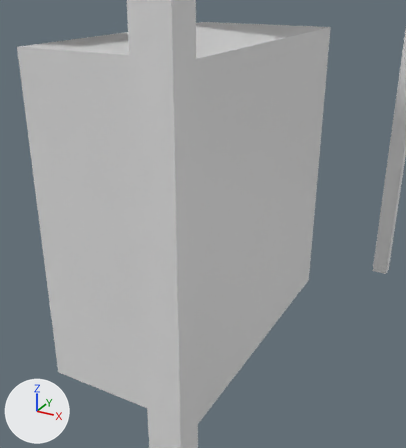
The Blender file PortfolioBlender/desk.blend as it was, and as the next commit left it.
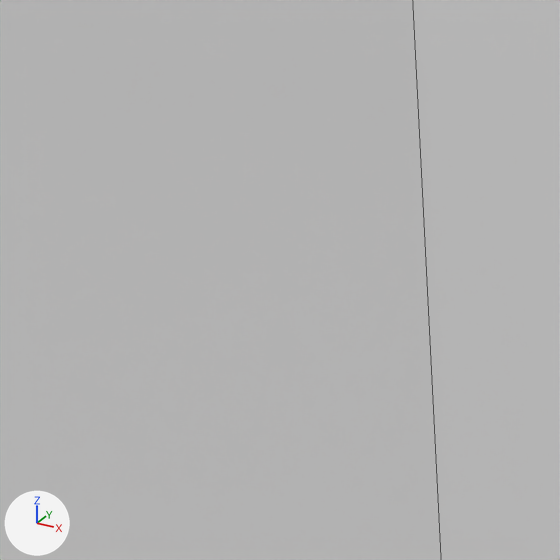
There are two pictures of each version: one from a camera (50 mm lens) standing at (1.193, -0.811, 0.665) and looking at (0.72, 0.049, 0.235), one close up on the part from 12% to 39% of the width and 18% to 43% of the height. The lights are fixed; the arrows at lower left show +X, +Y and +Z. The close-ups show mesh edges as thin lines.

Before the edit, the objects in view are built like this:
```python
me_cube = bpy.data.meshes.new('Cube')
me_cube.from_pydata(...)  # 48 vertices, 46 faces; spans x -1.0..1.0, y -0.5..0.5, z 0.0..1.0
me_cube_001 = bpy.data.meshes.new('Cube.001')
me_cube_001.from_pydata(...)  # 16 vertices, 14 faces; spans x -0.144..0.144, y -0.277..0.277, z 0.0..0.574
ob_desk = bpy.data.objects.new('Desk', me_cube)
ob_desk.location = (0.0, 0.0, 0.0)
ob_pc = bpy.data.objects.new('PC', me_cube_001)
ob_pc.location = (0.7, 0.0726, 0.0)
```
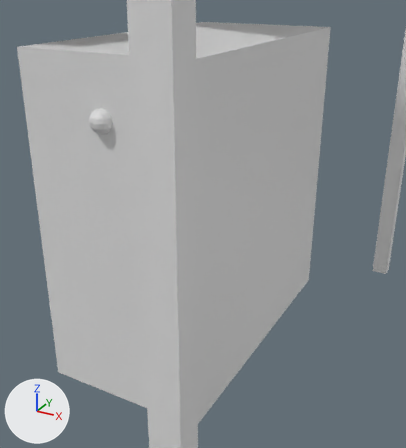
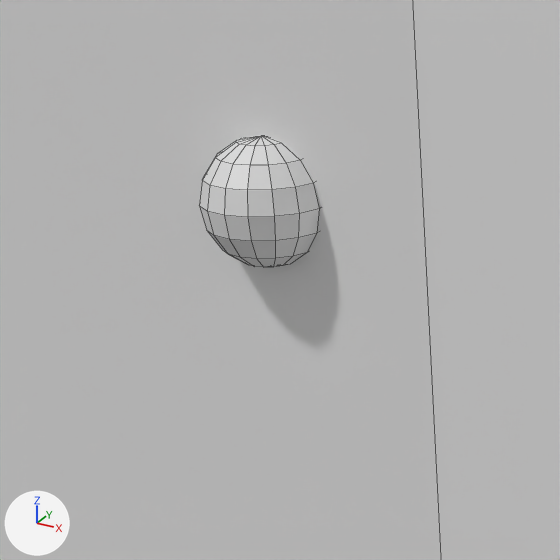
Edits to the scene script, one JSON object a line:
```json
{"op": "add", "block": "mat_material", "code": ["mat_material = principled_material('Material')", "mat_material.base_color = (0.8, 0.8, 0.8)  # white #e7e7e7"]}
{"op": "add", "block": "mat_material_001", "code": ["mat_material_001 = principled_material('Material.001')", "mat_material_001.base_color = (0.8, 0.8, 0.8)  # white #e7e7e7"]}
{"block": "me_cube_001", "where": "me_cube_001.from_pydata(...)  # 16 vertices, 14 faces; spans x -0.144..0.144, y -0.277..0.277, z 0.0..0.574"}
{"block": "me_cube_001", "where": "# used by ob_pc; location = (0.7, 0.0726, 0.0)"}
{"block": "me_cube_001", "change": "me_cube_001 part 1: a new loose piece, a UV sphere (16 segments, 8 rings, poles along z) spanning x -0.018..0.018, y -0.295..-0.259, z 0.465..0.501, in mat_material_001 (white #e7e7e7)"}
{"op": "add", "block": "me_cube_001", "code": "me_cube_001.materials.append(mat_material)  # white #e7e7e7"}
{"op": "add", "block": "me_cube_001", "code": "me_cube_001.materials.append(mat_material_001)  # white #e7e7e7"}
```

Location of each change, [x1, y1, x2, y2] in pixels of the close-ups (560 x 560 px):
```json
{"part": 1, "of": "me_cube_001", "change": "added", "after": [199, 136, 320, 267]}
```
